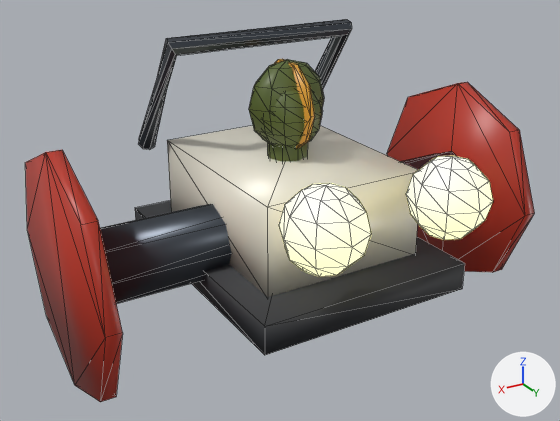
Renders of the glTF model public/models/cars/axel.glb from each side of a commit.
Both versions are drawn from a 50 mm camera at (1.65, 2.68, 1.4) aimed at (0.09, 0.1, 0.11). Every picture has the same lights, and +X, +Y and +Z are marked at lower right. The picture after the commit comes second. Mesh edges are drawn as thin lines. Where no turn or scale is listed for an object, it has been applied to the vertices. Vertices at exactly the same position are counted once.

Objects in the first picture: 'Axel'.
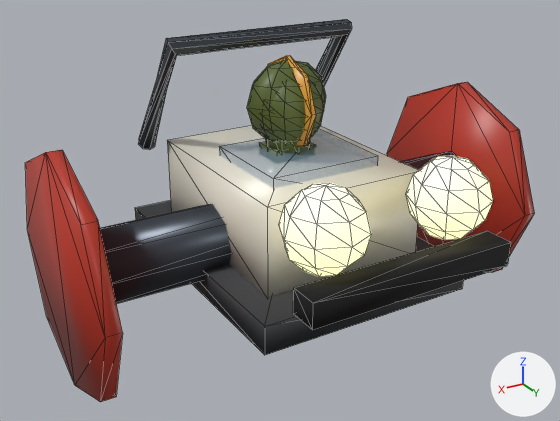
Where the newer file only moved an object's origin or applied its transform, the numbers keep the older frame.

The change, as a list of edits to the scene's bpy script:
```text
Add mat_glass_001:
    mat_glass_001 = principled_material('Glass.001')
    mat_glass_001.base_color = (0.0103, 0.0212, 0.0395)  # dark blue #1a2838
    mat_glass_001.roughness = 0.06
    mat_glass_001.alpha = 0.55
Add mat_glass:
    mat_glass = principled_material('Glass')
    mat_glass.base_color = (0.246, 0.402, 0.604)  # blue #88aacc
    mat_glass.roughness = 0.08
    mat_glass.alpha = 0.35
Add mat_rubber:
    mat_rubber = principled_material('Rubber')
    mat_rubber.base_color = (0.00304, 0.00335, 0.00439)  # black #0a0b0e
    mat_rubber.roughness = 0.9
Add mat_rubber_001:
    mat_rubber_001 = principled_material('Rubber.001')
    mat_rubber_001.base_color = (0.00304, 0.00304, 0.00304)  # black #0a0a0a
    mat_rubber_001.roughness = 0.85
Change me_axel:
    used by ob_axel; location = (0.0, 0.118, 0.158)
    remove me_axel.from_pydata(...)  # 402 vertices, 732 faces; spans x -1.01..1.01, y -0.74..0.74, z -0.66..0.66
    add me_axel.from_pydata(...)  # 422 vertices, 760 faces; spans x -1.01..1.01, y -0.74..0.76, z -0.66..0.66
    me_axel part 1: a new loose piece, a box spanning x -0.25..0.25, y -0.26..0.19, z 0.01..0.19, in mat_glass (blue #88aacc)
    me_axel part 2: a new loose piece, a box spanning x -0.44..0.44, y 0.643..0.763, z -0.108..-0.008, in mat_rubber (black #0a0b0e)
    me_axel part 3: a new loose piece, a box spanning x -0.1..0.1, y -0.19..-0.05, z 0.07..0.2, in mat_pilot (dark green #55642c)
    me_axel part 4: a new loose piece, a UV sphere (10 segments, 8 rings, poles along z) spanning x -0.15..0.15, y -0.28..0.04, z 0.2..0.52, in mat_pilot (dark green #55642c)
    me_axel part 5: a new loose piece, an 8-sided cylinder along z spanning x -0.1..0.1, y -0.21..-0.02, z 0.17..0.33, in mat_pilot (dark green #55642c)
    me_axel part 6: a new loose piece, an 8-sided cylinder along x spanning x -0.01..0.01, y -0.318..0.082, z 0.178..0.578, in mat_trim_002 (orange #e0a030)
    me_axel part 7: the loose piece of 72 vertices spanning x -0.14..0.14, y -0.27..0.03, z 0.19..0.49 is deleted
    me_axel part 8: the loose piece of 20 vertices spanning x -0.01..0.01, y -0.31..0.07, z 0.19..0.55 is deleted
    me_axel part 9: the loose piece of 16 vertices spanning x -0.09..0.09, y -0.21..-0.03, z 0.04..0.27 is deleted
    me_axel part 10
    16 vertices in x -0.05..0.05, y -0.06..0.0, z 0.35..0.38 move by (0.0, 0.0, -0.01)
    5 vertices in x -0.04..0.04, y -0.03..-0.01, z 0.36..0.47 move by (0.0, 0.01, 0.0)
    5 vertices in x -0.07..0.07, y -0.21..-0.01, z 0.22..0.38 move by (0.0, 0.0, 0.01)
    5 vertices in x 0.09..0.18, y -0.12..-0.04, z 0.22..0.38 move by (0.01, 0.0, 0.01)
    5 vertices in x -0.18..-0.09, y -0.12..-0.04, z 0.22..0.38 move by (-0.01, 0.0, 0.01)
    4 vertices in x -0.04..0.04, y -0.05, z 0.36..0.39 move by (0.0, -0.01, 0.0)
    39 vertices move from x -0.16..0.16, y -0.22..-0.02, z 0.19..0.47 to x -0.17..0.17, y -0.23..-0.01, z 0.21..0.47
    other edits to the shape of me_axel do not show in these pictures
    remove me_axel.materials.append(mat_matte_001)  # dark green #3d4a22
    remove me_axel.materials.append(mat_matte_002)  # black #111111
    add me_axel.materials.append(mat_glass)  # blue #88aacc
    add me_axel.materials.append(mat_rubber)  # black #0a0b0e
    add me_axel.materials.append(mat_glass_001)  # dark blue #1a2838
    add me_axel.materials.append(mat_rubber_001)  # black #0a0a0a
```

What differs and where, as boxes [x1, y1, x2, y2] in the pictures (560 x 421 px; the box of a moved part takes in the faces that stretch with it):
part 1 of me_axel, added
    after: [219, 129, 378, 188]
part 2 of me_axel, added
    after: [293, 231, 511, 330]
part 3 of me_axel, added
    after: [259, 142, 316, 155]
part 4 of me_axel, added
    after: [261, 80, 324, 143]
part 5 of me_axel, added
    after: [265, 138, 310, 153]
part 6 of me_axel, added
    after: [268, 55, 316, 147]
part 7 of me_axel, deleted
    before: [261, 89, 323, 147]
part 8 of me_axel, deleted
    before: [274, 59, 315, 149]
part 9 of me_axel, deleted
    before: [267, 142, 308, 162]
part 10 of me_axel, moved or reshaped
    before: [249, 63, 324, 144]
    after: [247, 62, 326, 140]
